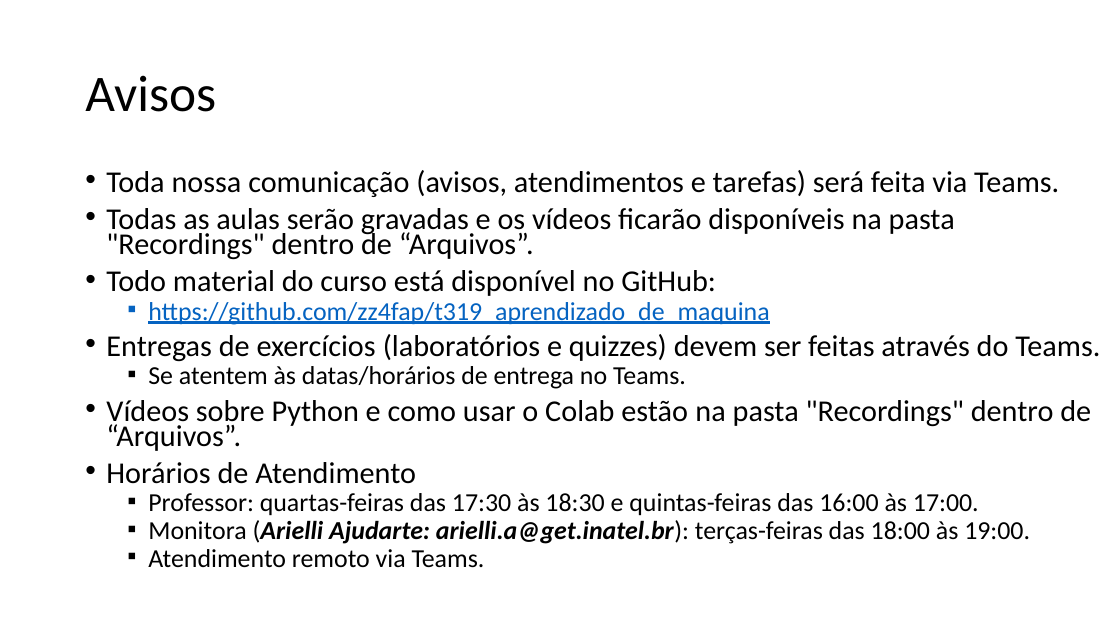
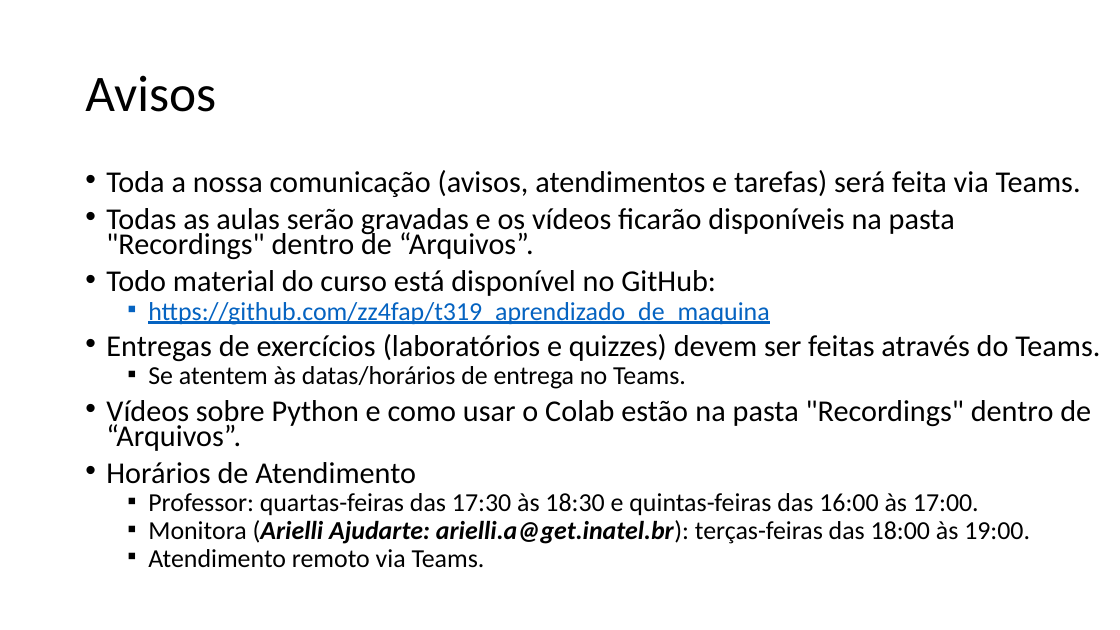
Before and after one commit to zz4fap/t319_aprendizado_de_maquina, a slide deck: slide 26 of slides/T319_Introdução.pptx. Drawn at 1120x630 pixels with LibreOffice and Linux fonts; fonts in the diff are those of the drawing. Boxes give left, top, right and bottom in pixels: in the first picture for what was removed or moved away, otherwise in the second. Text is boxed around its words. In the diff, an @@ line names an element or a change of style, - is before the commit and + after.

Commit message:
update of slides

```diff
--- a/slides/T319_Introdução.pptx
+++ b/slides/T319_Introdução.pptx
@@ text at (106,170,1081,197): text changed @@
-• Toda nossa comunicação (avisos, atendimentos e tarefas) será feita via Teams.
+• Toda a nossa comunicação (avisos, atendimentos e tarefas) será feita via Teams.
```
Also in this commit, not shown: 1 other file.
